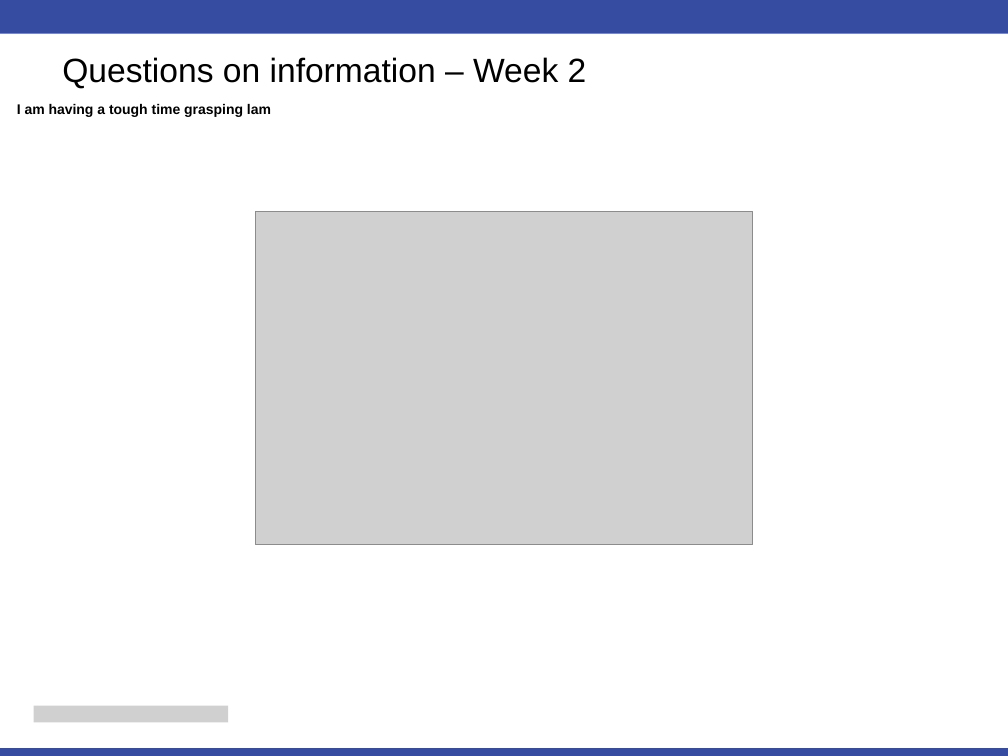
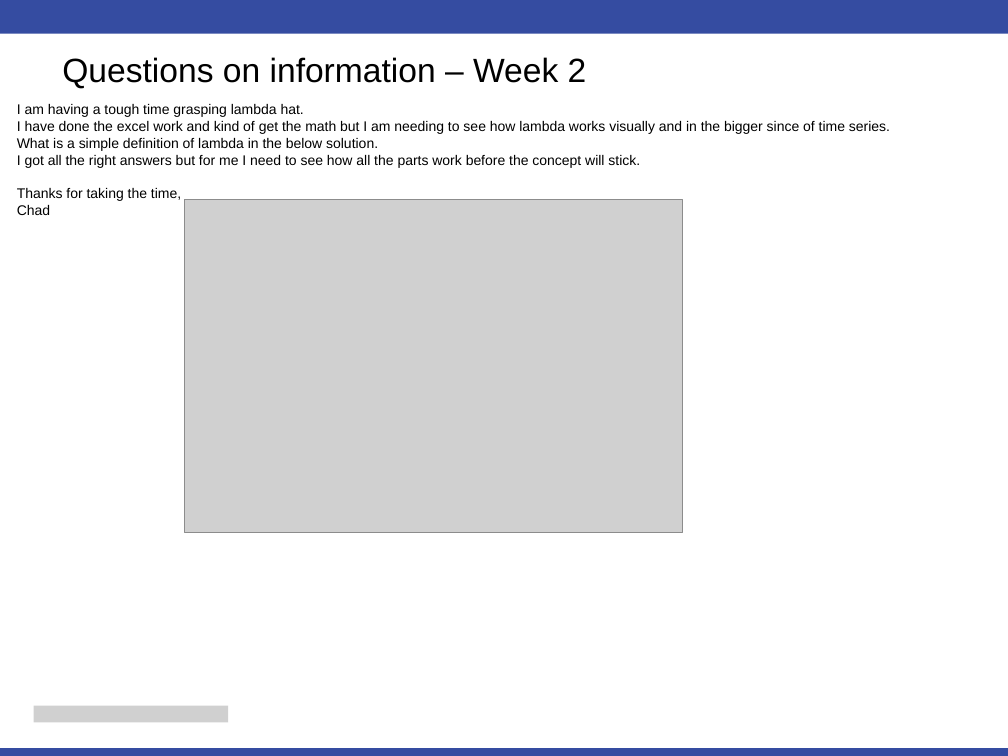
Before and after one commit to cmadding/MSDS6373, a slide deck: slide 3 of Unit02/Chad_Madding_Unit 2 For Live Session.pptx. Drawn at 1008x756 pixels with LibreOffice and Linux fonts; fonts in the diff are those of the drawing; grey boxes stand for pictures. Boxes give left, top, right and bottom in pixels: in the first picture for what was removed or moved away, otherwise in the second. Text is boxed around its words. In the diff, an @@ line names an element or a change of style, - is before the commit and + after.

```diff
--- a/Unit02/Chad_Madding_Unit 2 For Live Session.pptx
+++ b/Unit02/Chad_Madding_Unit 2 For Live Session.pptx
@@ text at [17,104,890,215]: text changed; bold off @@
-I am having a tough time grasping lam
+I am having a tough time grasping lambda hat.
+I have done the excel work and kind of get the math but I am needing to see how lambda works visually and in the bigger since of time series.
+What is a simple definition of lambda in the below solution.
+I got all the right answers but for me I need to see how all the parts work before the concept will stick.
+Thanks for taking the time,
+Chad
@@ picture: place and size @@
-picture at [255,212,753,545]
+picture at [184,200,682,533]
```
Also in this commit, not shown: 1 other slide changed, 2 other files.
